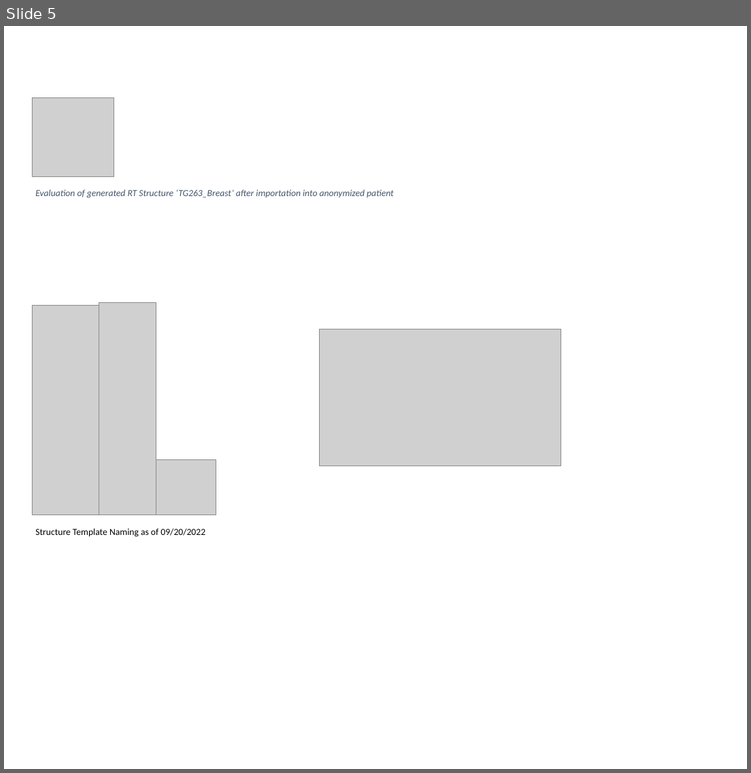
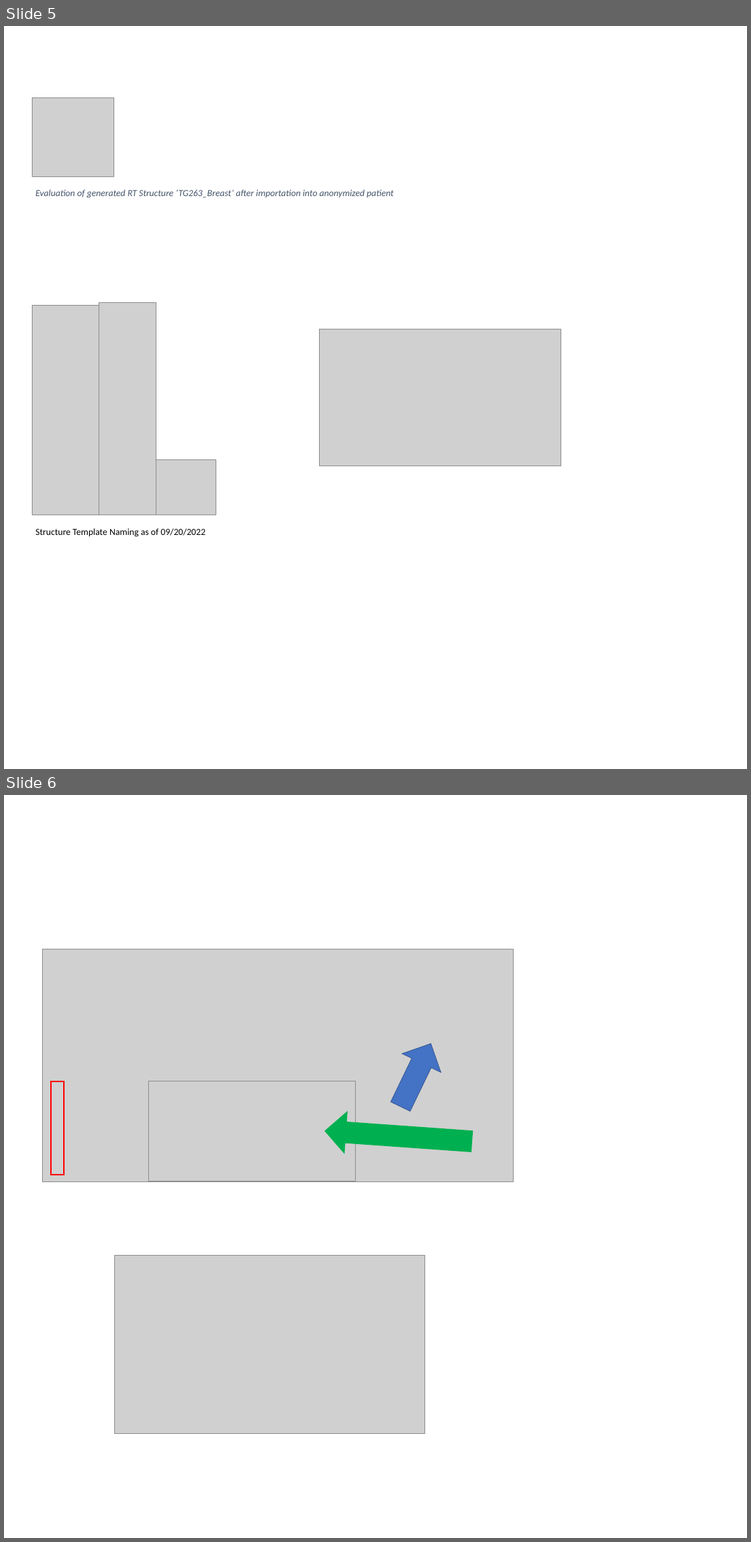
Before and after one commit to brianmanderson/DicomTemplateMakerCSharp, a slide deck: Paper/Figures.pptx. Shown one above the other, each under a label of ours: slide 5 before the commit, slides 5 and 6 after it. The pictures are 751x773 and 751x1542 pixels, drawn with LibreOffice and Linux fonts; fonts in the diff are those of the drawing; grey boxes stand for pictures. Boxes give left, top, right and bottom in pixels: in the first picture for what was removed or moved away, otherwise in the second. Text is boxed around its words. In the diff, an @@ line names an element or a change of style, - is before the commit and + after.

```diff
--- a/Paper/Figures.pptx
+++ b/Paper/Figures.pptx
@@ slide 6 added at (4, 795, 747, 1538), background #FFFFFF @@
@@ picture added at (43, 949, 513, 1182) @@
@@ down arrow added at (381, 1034, 450, 1116), fill #4472C4, outline #325491 1 pt @@
@@ rectangle added at (51, 1081, 64, 1174), outline #FF0000 3 pt @@
@@ picture added at (148, 1081, 355, 1181) @@
@@ down arrow added at (322, 1109, 473, 1163), fill #00B050 @@
@@ picture added at (114, 1255, 424, 1434) @@
```
Also in this commit, not shown: 5 other files.
